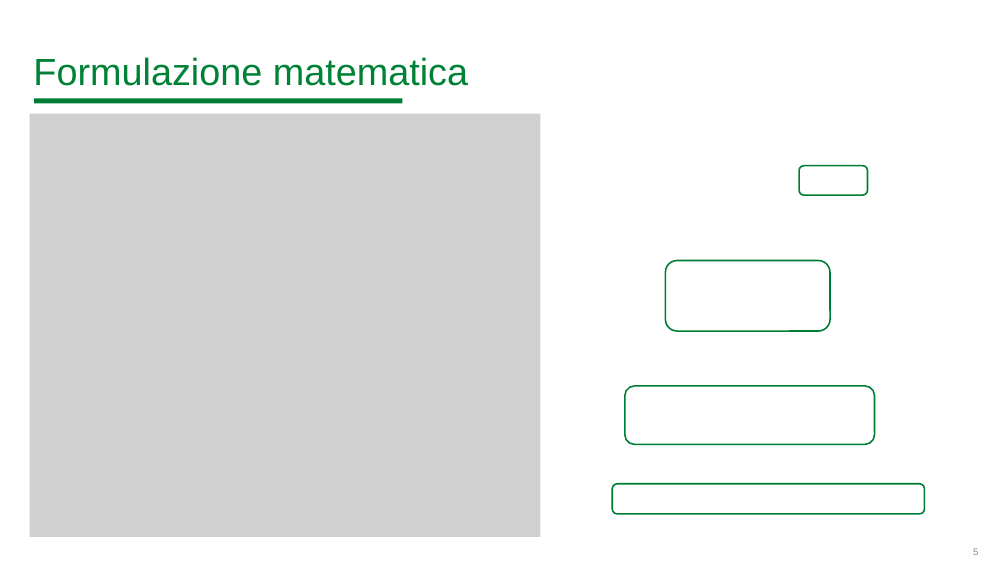
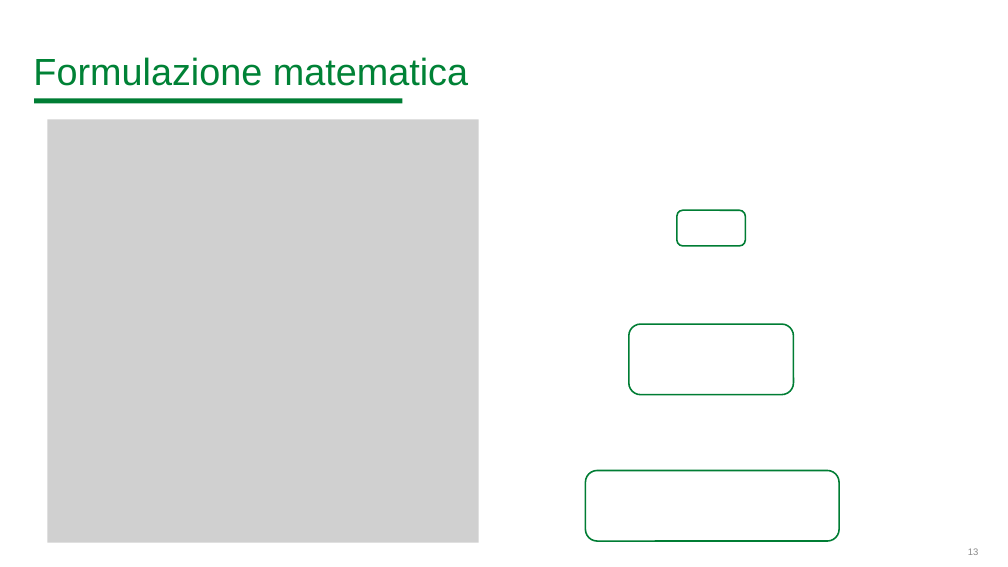
Before and after one commit to BitSquish/Assembly-Line-Balancing, a slide deck: slide 13 of slides/Assembly Line Balancing Problem.pptx (slide 5 before the commit). Drawn at 1008x567 pixels with LibreOffice and Linux fonts; fonts in the diff are those of the drawing; grey boxes stand for pictures; background and template pictures are left out. Boxes give left, top, right and bottom in pixels: in the first picture for what was removed or moved away, otherwise in the second. Text is boxed around its words. In the diff, an @@ line names an element or a change of style, - is before the commit and + after.

```diff
--- a/slides/Assembly Line Balancing Problem.pptx
+++ b/slides/Assembly Line Balancing Problem.pptx
@@ picture: place and size @@
-picture at (29,113,541,537)
+picture at (48,119,479,543)
@@ rounded rectangle: place and size @@
-rounded rectangle at (799,166,868,195)
+rounded rectangle at (677,210,746,246)
@@ rounded rectangle: place and size @@
-rounded rectangle at (665,261,830,331)
+rounded rectangle at (629,324,794,395)
@@ rounded rectangle: place and size @@
-rounded rectangle at (625,386,875,444)
+rounded rectangle at (585,470,839,541)
@@ rounded rectangle removed at (613,484,925,514) @@
@@ page number at (968,548,979,555): text changed @@
-5
+13
```
Also in this commit, not shown: 16 other slides changed, 7 slides added, 13 slides removed, 1 other file.
